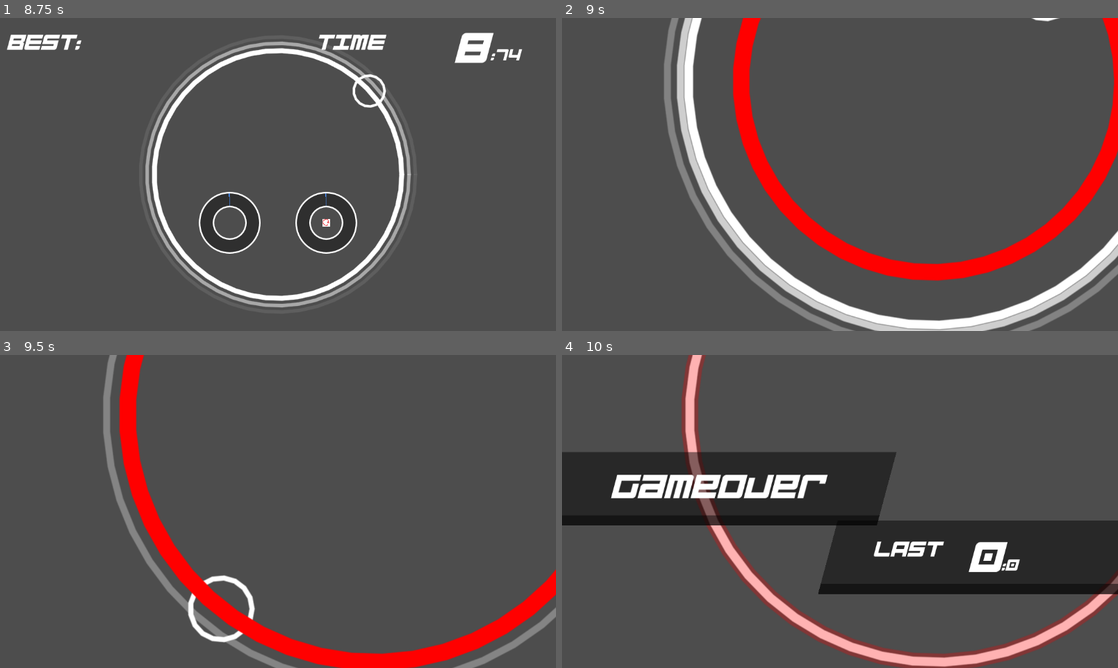
Above: before the commit, frames 1-4 (two rows, left to right).
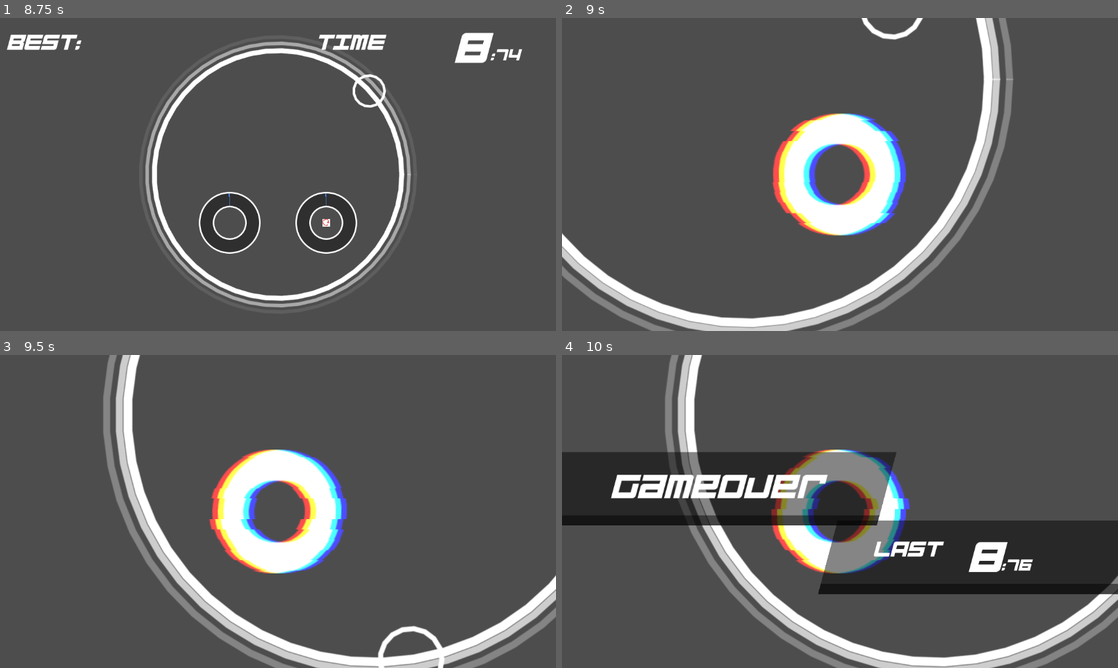
Above: after the commit, the same moments.

Repository: jokw1228/Slay_The_Circle
Game: Godot game, scene res://scenes/rooms/RoomTest/RoomTest.tscn
Same seed, same stepped clock (60 frames per second), same inputs: the game is played once before the commit and once after it. This scene is started directly instead of the project's main scene.
Inputs (mouse positions are in pixels of both pictures, inside the frame that each line leads up to):
- Up to frame 1 (8.75 s): move the mouse to (400, 158) at 0.52 s; click (400, 158) at 0.67 s; move the mouse to (166, 190) at 1.27 s; click (166, 190) at 1.42 s; move the mouse to (333, 105) at 2.02 s; click (333, 105) at 2.17 s; move the mouse to (250, 237) at 2.77 s; click (250, 237) at 2.92 s; move the mouse to (444, 221) at 3.52 s; click (444, 221) at 3.67 s; move the mouse to (111, 127) at 4.27 s; click (111, 127) at 4.42 s; move the mouse to (305, 174) at 5.02 s; click (305, 174) at 5.17 s; move the mouse to (194, 96) at 5.77 s; click (194, 96) at 5.92 s; move the mouse to (400, 158) at 6.52 s; click (400, 158) at 6.67 s; move the mouse to (166, 190) at 7.27 s; click (166, 190) at 7.42 s; move the mouse to (333, 105) at 8.02 s; click (333, 105) at 8.17 s
- Up to frame 2 (9 s): move the mouse to (812, 237) at 8.77 s; click (812, 237) at 8.92 s
- Up to frame 3 (9.5 s): no input
- Up to frame 4 (10 s): move the mouse to (1006, 558) at 9.52 s; click (1006, 558) at 9.67 s

Frame 1 is identical in both runs. In frame 2, 28% of the frame differs, in the area x 0-100%, y 0-100%; in frame 3, 15%; in frame 4, 15%.

Commit message:
게임오버 효과 구현

Diff:
--- /dev/null
+++ b/glitch-effect.gdshader
@@ -0,0 +1,54 @@
+/*
+	Glitch Effect Shader by Yui Kinomoto @arlez80
+
+	MIT License
+*/
+
+shader_type canvas_item;
+
+// 振動の強さ
+uniform float shake_power = 0.03;
+// 振動率
+uniform float shake_rate : hint_range( 0.0, 1.0 ) = 0.2;
+// 振動速度
+uniform float shake_speed = 5.0;
+// 振動ブロックサイズ
+uniform float shake_block_size = 30.5;
+// 色の分離率
+uniform float shake_color_rate : hint_range( 0.0, 1.0 ) = 0.01;
+// スクリーン
+uniform sampler2D screen_texture : hint_screen_texture;
+
+float random( float seed )
+{
+	return fract( 543.2543 * sin( dot( vec2( seed, seed ), vec2( 3525.46, -54.3415 ) ) ) );
+}
+
+void fragment( )
+{
+	float enable_shift = float(
+		random( trunc( TIME * shake_speed ) )
+	<	shake_rate
+	);
+
+	vec2 fixed_uv = SCREEN_UV;
+	fixed_uv.x += (
+		random(
+			( trunc( SCREEN_UV.y * shake_block_size ) / shake_block_size )
+		+	TIME
+		) - 0.5
+	) * shake_power * enable_shift;
+
+	vec4 pixel_color = textureLod( screen_texture, fixed_uv, 0.0 );
+	pixel_color.r = mix(
+		pixel_color.r
+	,	textureLod( screen_texture, fixed_uv + vec2( shake_color_rate, 0.0 ), 0.0 ).r
+	,	enable_shift
+	);
+	pixel_color.b = mix(
+		pixel_color.b
+	,	textureLod( screen_texture, fixed_uv + vec2( -shake_color_rate, 0.0 ), 0.0 ).b
+	,	enable_shift
+	);
+	COLOR = pixel_color;
+}
--- a/scenes/bombs/Bomb.gd
+++ b/scenes/bombs/Bomb.gd
@@ -12,7 +12,7 @@
 	queue_free()
 
 func exploded(): # game over
-	var current_position = self.position
+	var current_position = position
+	PlayingFieldInterface.gameover_camera(current_position)
 	PlayingFieldInterface.game_over()
-	PlayingFieldInterface.gameover_camera(current_position)
 	queue_free()
--- /dev/null
+++ b/scenes/playingfield/GlitchEffect.gd
@@ -0,0 +1,10 @@
+extends Node2D
+
+# Called when the node enters the scene tree for the first time.
+func _ready():
+	pass # Replace with function body.
+
+
+# Called every frame. 'delta' is the elapsed time since the previous frame.
+func _process(delta):
+	pass
--- a/scenes/playingfield/PlayingField.gd
+++ b/scenes/playingfield/PlayingField.gd
@@ -45,13 +45,15 @@
 
 		BombGenerator_node.queue_free()
 
+		await get_tree().create_timer(0.0).timeout
+		PlayingFieldCamera_node.gameover_position_transition()
+
 		# Create a StartBomb
 		await get_tree().create_timer(1.0).timeout
 		var StartBomb_node: StartBomb = StartBomb_scene.instantiate()
 		StartBomb_node.position = Vector2.ZERO
 		StartBomb_node.started.connect(start_PlayingField)
 		get_tree().current_scene.add_child(StartBomb_node)
-
 
 ### interface
 
@@ -61,5 +63,5 @@
 func rotation_inversion():
 	PlayingFieldCamera_node.rotation_inversion()
 
-func gameover_position(x:Vector2):
-	PlayingFieldCamera_node.position_transition(x)
+func merge_transition(x):
+	PlayingFieldCamera_node.add_transition(x)
--- a/scenes/playingfield/PlayingField.tscn
+++ b/scenes/playingfield/PlayingField.tscn
@@ -1,6 +1,7 @@
-[gd_scene load_steps=7 format=3 uid="uid://dntg6argh8n3n"]
+[gd_scene load_steps=8 format=3 uid="uid://dntg6argh8n3n"]
 
 [ext_resource type="Script" path="res://scenes/playingfield/PlayingField.gd" id="1_ed5yp"]
+[ext_resource type="PackedScene" uid="uid://cx1j53lav5had" path="res://scenes/bombgenerators/TestBombGenerator.tscn" id="2_kjd7q"]
 [ext_resource type="PackedScene" uid="uid://crk2aniu1h5di" path="res://scenes/bombs/StartBomb.tscn" id="2_s84lx"]
 [ext_resource type="PackedScene" uid="uid://cn7ttflmrmpth" path="res://scenes/playingfield/PlayingFieldCamera.tscn" id="2_xhkow"]
 [ext_resource type="PackedScene" uid="uid://dl4bge564bur" path="res://scenes/playingfield/PlayingFieldUI.tscn" id="3_7mvnn"]
@@ -9,6 +10,7 @@
 
 [node name="PlayingField" type="Node2D" node_paths=PackedStringArray("PlayingFieldCamera_node", "PlayingFieldUI_node", "Player_node")]
 script = ExtResource("1_ed5yp")
+BombGenerator_scene = ExtResource("2_kjd7q")
 StartBomb_scene = ExtResource("2_s84lx")
 PlayingFieldCamera_node = NodePath("PlayingFieldCamera")
 PlayingFieldUI_node = NodePath("PlayingFieldUI")
@@ -23,10 +25,5 @@
 [node name="CircleField" parent="." instance=ExtResource("5_1ahyj")]
 
 [connection signal="game_over" from="." to="PlayingFieldCamera" method="rotation_stop"]
-[connection signal="game_over" from="." to="PlayingFieldCamera" method="_on_playing_field_game_over"]
 [connection signal="game_over" from="." to="PlayingFieldUI" method="close_Playing_and_open_Stopped"]
-[connection signal="game_over" from="." to="CircleField" method="create_game_over_effect"]
-[connection signal="game_over" from="." to="CircleField" method="stop_reverb_effect"]
-[connection signal="game_start" from="." to="PlayingFieldCamera" method="rotation_reset"]
 [connection signal="game_start" from="." to="PlayingFieldUI" method="close_Stopped_and_open_Playing"]
-[connection signal="game_start" from="." to="CircleField" method="start_reverb_effect"]
--- a/scenes/playingfield/PlayingFieldCamera.gd
+++ b/scenes/playingfield/PlayingFieldCamera.gd
@@ -1,11 +1,16 @@
 extends Camera2D
 class_name PlayingFieldCamera
 
+@export var GlitchEffect_node: Node2D
+
+
 var rotation_amount: float = 0
 var rotation_direction = 1.0
+var position_array: Array = []
 
 func _ready():
 	#rotation_amount = PI / 4
+	GlitchEffect_node.visible = false
 	pass
 
 func _process(delta):
@@ -19,6 +24,10 @@
 
 func rotation_stop():
 	rotation_amount = 0
+	await get_tree().create_timer(2.0).timeout
+	rotation_transition()
+	await get_tree().create_timer(0.4).timeout
+	rotation_reset()
 
 func rotation_reset():
 	rotation = 0
@@ -31,9 +40,27 @@
 	var tween2 = get_tree().create_tween().set_ease(Tween.EASE_OUT).set_trans(Tween.TRANS_EXPO)
 	tween2.tween_property(self,"zoom",Vector2(1,1),0.5)
 
-func position_transition(x: Vector2):
+func position_transition(x: Vector2, y: float):
 	var tween1 = get_tree().create_tween().set_ease(Tween.EASE_OUT).set_trans(Tween.TRANS_EXPO)
-	tween1.tween_property(self,"position",x,0.5)
-	await get_tree().create_timer(2.0).timeout
-	var tween2 = get_tree().create_tween().set_ease(Tween.EASE_OUT).set_trans(Tween.TRANS_EXPO)
-	tween2.tween_property(self,"position",Vector2(0,0),0.5)
+	tween1.tween_property(self,"position",x,y)
+
+func rotation_transition():
+	var tween1 = get_tree().create_tween().set_ease(Tween.EASE_OUT).set_trans(Tween.TRANS_EXPO)
+	tween1.tween_property(self,"rotation",0.0,0.4)
+
+func add_transition(x: Vector2):
+	position_array.append(x)
+
+func gameover_position_transition():
+	GlitchEffect_node.visible = true
+	GlitchEffect_node.rotation = self.rotation
+	var times_to_trans: int = len(position_array)
+	var time_for_trans: float = 0.5/times_to_trans
+	for i in range(times_to_trans):
+		position_transition(position_array[i],time_for_trans)
+		await get_tree().create_timer(time_for_trans).timeout
+	await get_tree().create_timer(1.5).timeout
+	var tween = get_tree().create_tween().set_ease(Tween.EASE_OUT).set_trans(Tween.TRANS_EXPO)
+	tween.tween_property(self,"position",Vector2(0,0),0.5)
+	position_array.clear()
+	GlitchEffect_node.visible = false
--- a/scenes/playingfield/PlayingFieldCamera.tscn
+++ b/scenes/playingfield/PlayingFieldCamera.tscn
@@ -1,7 +1,32 @@
-[gd_scene load_steps=2 format=3 uid="uid://cn7ttflmrmpth"]
+[gd_scene load_steps=6 format=3 uid="uid://cn7ttflmrmpth"]
 
 [ext_resource type="Script" path="res://scenes/playingfield/PlayingFieldCamera.gd" id="1_7d4w7"]
+[ext_resource type="Script" path="res://scenes/playingfield/GlitchEffect.gd" id="2_5g8x8"]
+[ext_resource type="Texture2D" uid="uid://ehynivw13sgw" path="res://images/progress-bar-circle.png" id="2_mfs2p"]
+[ext_resource type="Shader" path="res://glitch-effect.gdshader" id="3_v8fti"]
 
-[node name="PlayingFieldCamera" type="Camera2D"]
+[sub_resource type="ShaderMaterial" id="ShaderMaterial_vbtli"]
+shader = ExtResource("3_v8fti")
+shader_parameter/shake_power = 0.01
+shader_parameter/shake_rate = 1.0
+shader_parameter/shake_speed = 7.0
+shader_parameter/shake_block_size = 30.5
+shader_parameter/shake_color_rate = 0.01
+
+[node name="PlayingFieldCamera" type="Camera2D" node_paths=PackedStringArray("GlitchEffect_node")]
 ignore_rotation = false
 script = ExtResource("1_7d4w7")
+GlitchEffect_node = NodePath("GlitchEffect")
+
+[node name="GlitchEffect" type="Node2D" parent="."]
+script = ExtResource("2_5g8x8")
+
+[node name="Sprite2D" type="Sprite2D" parent="GlitchEffect"]
+texture = ExtResource("2_mfs2p")
+
+[node name="ColorRect" type="ColorRect" parent="GlitchEffect"]
+material = SubResource("ShaderMaterial_vbtli")
+offset_left = -124.0
+offset_top = -90.0
+offset_right = 126.0
+offset_bottom = 91.0
--- a/scenes/playingfield/PlayingFieldInterface.gd
+++ b/scenes/playingfield/PlayingFieldInterface.gd
@@ -25,4 +25,4 @@
 	Engine.time_scale = 1.0
 
 func gameover_camera(x):
-	get_PlayingField_node().gameover_position(x)
+	get_PlayingField_node().merge_transition(x)
--- a/scenes/playingfield/PlayingFieldUI.gd
+++ b/scenes/playingfield/PlayingFieldUI.gd
@@ -4,14 +4,16 @@
 @export var Playing_node: Node2D
 @export var StoppedRight_node: Node2D
 @export var StoppedLeft_node: Node2D
+@export var NewRecord_node: Node2D
 
 @export var Seconds_node: Label
 @export var Milliseconds_node: Label
 
-@export var last_Seconds_node: Label
-@export var last_Milliseconds_node: Label
+@export var Last_Seconds_node: Label
+@export var Last_Milliseconds_node: Label
 @export var Gameover_node: Label
 
+const SAVE_PATH = "res://best_record.dat"
 
 var seconds_value: int = 0
 var milliseconds_value: int = 0
@@ -23,15 +25,24 @@
 	milliseconds_value = floor((time - seconds_value) * 100)
 	Milliseconds_node.text = ":" + str(milliseconds_value)
 
+
 func close_Stopped_and_open_Playing():
 	StoppedLeft_node.visible = false
 	StoppedRight_node.visible = false
 	Playing_node.visible = true
+	NewRecord_node.visible = false
 
 func close_Playing_and_open_Stopped():
 	Playing_node.visible = false
 	StoppedLeft_node.visible = true
 	StoppedRight_node.visible = true
+
+	Last_Seconds_node.text = str(seconds_value)
+	Last_Milliseconds_node.text = ":" + str(milliseconds_value)
+
+	print_best_record()
+
+	#game over UI transition
 	StoppedLeft_node.position = Vector2(-800,0)
 	StoppedRight_node.position = Vector2(800,0)
 	await get_tree().create_timer(1.0).timeout
@@ -50,7 +61,31 @@
 
 
 
+func print_best_record():
+
+	var load_file = FileAccess.open(SAVE_PATH, FileAccess.READ_WRITE)
+	if load_file == null:
+		load_file.store_float(0)
+
+	if FileAccess.file_exists(SAVE_PATH) == false:
+		return
+
+	var current_line = load_file.get_line()
+	var existing_record:float = float(current_line)
+	var current_record:float = seconds_value + float(milliseconds_value)/100
+
+	if (current_record > existing_record):
+		NewRecord_node.visible = true
+		load_file.store_string(str (current_record))
+		new_record_transition()
 
 
-	last_Seconds_node.text = str(seconds_value)
-	last_Milliseconds_node.text = ":" + str(milliseconds_value)
+func new_record_transition():
+	NewRecord_node.position = Vector2(800,0)
+	await get_tree().create_timer(1.0).timeout
+	var tween1 = get_tree().create_tween().set_ease(Tween.EASE_OUT).set_trans(Tween.TRANS_EXPO)
+	tween1.tween_property(NewRecord_node,"position",Vector2(0,0),0.4)
+	await get_tree().create_timer(1.4).timeout
+	NewRecord_node.position = Vector2(0,0)
+	var tween2 = get_tree().create_tween().set_ease(Tween.EASE_OUT).set_trans(Tween.TRANS_EXPO)
+	tween2.tween_property(NewRecord_node,"position",Vector2(800,0),0.4)
--- a/scenes/playingfield/PlayingFieldUI.tscn
+++ b/scenes/playingfield/PlayingFieldUI.tscn
@@ -23,15 +23,16 @@
 font = ExtResource("2_ul78b")
 font_size = 32
 
-[node name="PlayingFieldUI" type="CanvasLayer" node_paths=PackedStringArray("Playing_node", "StoppedRight_node", "StoppedLeft_node", "Seconds_node", "Milliseconds_node", "last_Seconds_node", "last_Milliseconds_node", "Gameover_node")]
+[node name="PlayingFieldUI" type="CanvasLayer" node_paths=PackedStringArray("Playing_node", "StoppedRight_node", "StoppedLeft_node", "NewRecord_node", "Seconds_node", "Milliseconds_node", "Last_Seconds_node", "Last_Milliseconds_node", "Gameover_node")]
 script = ExtResource("1_4jlcl")
 Playing_node = NodePath("Playing")
 StoppedRight_node = NodePath("StoppedRight")
 StoppedLeft_node = NodePath("StoppedLeft")
+NewRecord_node = NodePath("NewRecord")
 Seconds_node = NodePath("Playing/PlayingSkew/Seconds")
 Milliseconds_node = NodePath("Playing/PlayingSkew/Milliseconds")
-last_Seconds_node = NodePath("StoppedRight/StoppedRightSkew/Seconds")
-last_Milliseconds_node = NodePath("StoppedRight/StoppedRightSkew/Milliseconds")
+Last_Seconds_node = NodePath("StoppedRight/StoppedRightSkew/LastSeconds")
+Last_Milliseconds_node = NodePath("StoppedRight/StoppedRightSkew/LastMilliseconds")
 Gameover_node = NodePath("StoppedLeft/StoppedLeftSkew/Gameover")
 
 [node name="Playing" type="Node2D" parent="."]
@@ -130,7 +131,7 @@
 text = "LAST"
 label_settings = SubResource("LabelSettings_5huar")
 
-[node name="Seconds" type="Label" parent="StoppedRight/StoppedRightSkew"]
+[node name="LastSeconds" type="Label" parent="StoppedRight/StoppedRightSkew"]
 offset_left = 820.976
 offset_top = 393.0
 offset_right = 1026.98
@@ -140,10 +141,39 @@
 label_settings = SubResource("LabelSettings_w4pgt")
 horizontal_alignment = 2
 
-[node name="Milliseconds" type="Label" parent="StoppedRight/StoppedRightSkew"]
+[node name="LastMilliseconds" type="Label" parent="StoppedRight/StoppedRightSkew"]
 offset_left = 1023.43
 offset_top = 434.743
 offset_right = 1094.43
 offset_bottom = 464.743
 text = ":0"
 label_settings = SubResource("LabelSettings_ti1d4")
+
+[node name="NewRecord" type="Node2D" parent="."]
+
+[node name="NewRecordSkew" type="Node2D" parent="NewRecord"]
+skew = 0.261799
+
+[node name="LastRect2" type="ColorRect" parent="NewRecord/NewRecordSkew"]
+offset_left = 847.523
+offset_top = 260.89
+offset_right = 1408.52
+offset_bottom = 367.89
+color = Color(1, 0, 0, 0.803922)
+
+[node name="LastRect3" type="ColorRect" parent="NewRecord/NewRecordSkew"]
+offset_left = 848.0
+offset_top = 348.0
+offset_right = 1409.0
+offset_bottom = 368.0
+color = Color(0.242311, 2.19597e-07, 5.41471e-08, 0.803922)
+
+[node name="NewRecordLabel" type="Label" parent="NewRecord/NewRecordSkew"]
+offset_left = 877.954
+offset_top = 285.736
+offset_right = 1242.95
+offset_bottom = 424.736
+theme_override_fonts/font = ExtResource("2_ul78b")
+theme_override_font_sizes/font_size = 70
+text = "New Record!"
+label_settings = SubResource("LabelSettings_5huar")
--- a/scenes/rooms/RoomTest/RoomTest.tscn
+++ b/scenes/rooms/RoomTest/RoomTest.tscn
@@ -1,9 +1,7 @@
-[gd_scene load_steps=3 format=3 uid="uid://i31oljejy0t3"]
+[gd_scene load_steps=2 format=3 uid="uid://i31oljejy0t3"]
 
 [ext_resource type="PackedScene" uid="uid://dntg6argh8n3n" path="res://scenes/playingfield/PlayingField.tscn" id="2_xnsv4"]
-[ext_resource type="PackedScene" uid="uid://cx1j53lav5had" path="res://scenes/bombgenerators/TestBombGenerator.tscn" id="5_5f7bp"]
 
 [node name="RoomTest" type="Node2D"]
 
 [node name="PlayingField" parent="." instance=ExtResource("2_xnsv4")]
-BombGenerator_scene = ExtResource("5_5f7bp")
Binary file added: best_record.dat
Not shown: 1 places in scenes/bombgenerators/TestBombGenerator.tscn that only renumber resources
Not shown: 1 places in scenes/rooms/RoomMenu/PanelInfo.tscn that only renumber resources
Not shown, added: besDB68.tmp
